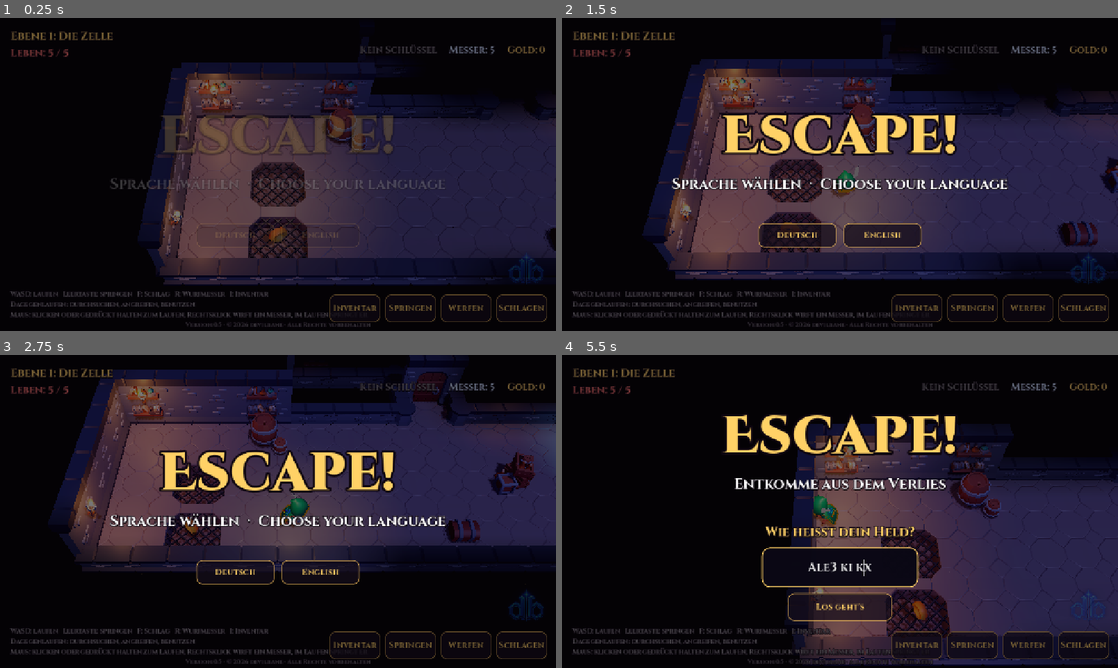
Above: before the commit, frames 1-4 (two rows, left to right).
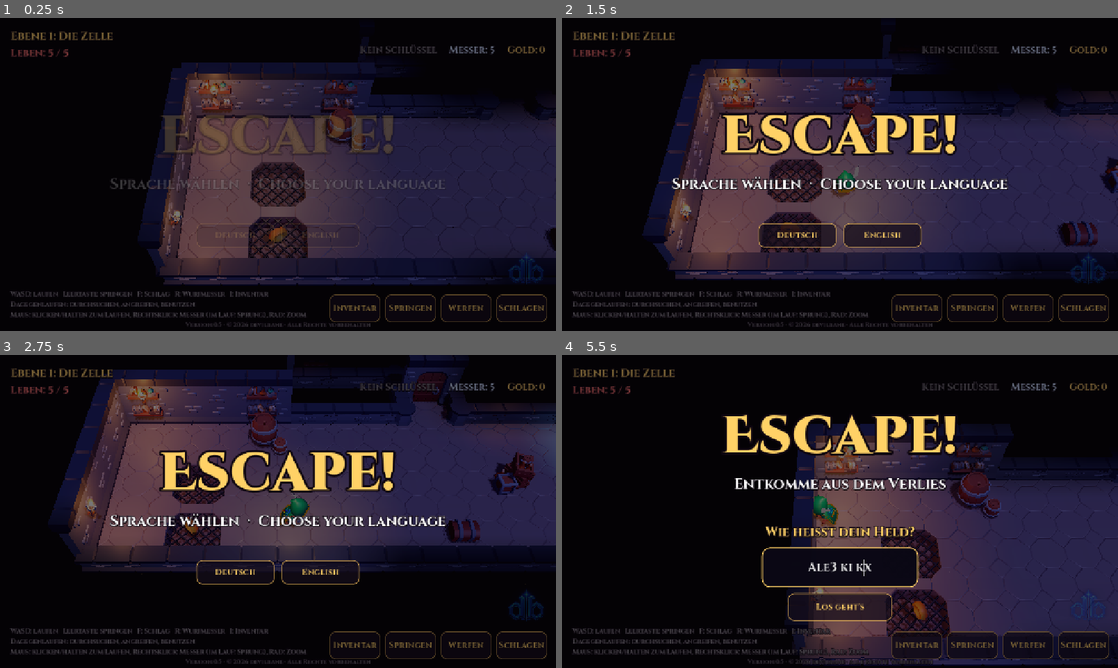
Above: after the commit, the same moments.

Repository: Devilbane/Escape
Game: Godot game, scene res://scenes/main.tscn
The game is run twice, just before and just after one commit, with the same random seed, the same clock (stepped at 60 frames per second) and the same inputs.
Inputs (mouse positions are in pixels of both pictures, inside the frame that each line leads up to):
- Up to frame 1 (0.25 s): no input
- Up to frame 2 (1.5 s): tap Enter at 0.5 s; move the mouse to (962, 158) at 0.52 s; hold Right (ui_right) 0.53-1.28 s; tap K at 0.6 s; click (962, 158) at 0.67 s; tap Space at 0.77 s; move the mouse to (728, 190) at 1.27 s; hold Down (ui_down) from 1.28 s (still down); tap N at 1.35 s; click (728, 190) at 1.42 s
- Up to frame 3 (2.75 s): tap Space at 1.52 s; tap K at 1.55, 2.3 s; move the mouse to (333, 442) at 2.02 s; release Down (ui_down) at 2.03 s; hold Right (ui_right) from 2.03 s (still down); tap 1 at 2.1 s; click (333, 442) at 2.17 s
- Up to frame 4 (5.5 s): move the mouse to (812, 574) at 2.77 s; release Right (ui_right) at 2.78 s; hold Up (ui_up) 2.78-3.5 s; tap 2 at 2.85 s; click (812, 574) at 2.92 s; tap Space at 3.02, 4.52, 5.27 s; tap K at 3.05, 4.55, 5.3 s; click (840, 567) at 3.52 s; type "Alex" at 3.6 s; move the mouse to (1006, 558) at 4.27 s; hold Left (ui_left) from 4.28 s (still down); tap 3 at 4.35 s; click (1006, 558) at 4.42 s; move the mouse to (673, 464) at 5.02 s; tap I at 5.1 s; click (673, 464) at 5.17 s

The runs differ from the first frame. In frame 1, 0.3% of the frame differs, in the area x 10-59%, y 93-96%; in frame 2, 0.3%; in frame 3, 0.3%; in frame 4, 0.3%.

Commit message:
Kamera-Zoom mit Mausrad und +/-: nah dran flacher Blick aufs Gesicht
Co-Authored-By: Claude Opus 5.5 <noreply@anthropic.com>
Claude-Session: https://claude.ai/code/session_01QGyVRgLkXQ7bY3FzbpWzyK

Diff:
--- a/scripts/game.gd
+++ b/scripts/game.gd
@@ -5,6 +5,10 @@
 const CAMERA_PITCH := 54.0
 ## Far enough out to show about half again as much dungeon as a close view.
 const CAMERA_DISTANCE := 27.0
+## Fully zoomed in (mouse wheel, + and -): close and low, to see the hero's face.
+const CLOSE_PITCH := 22.0
+const CLOSE_DISTANCE := 7.5
+const ZOOM_STEP := 0.12
 const TITLE_FONT := preload("res://assets/fonts/CinzelDecorative-Black.woff2")
 const TEXT_FONT := preload("res://assets/fonts/Cinzel-Bold.woff2")
 const GOLD := Color(1.0, 0.82, 0.4)
@@ -28,6 +32,9 @@
 var secrets_found := 0
 ## Seconds of camera shake left.
 var _shake := 0.0
+## 0 is the normal view from above, 1 the close view; _zoom eases toward the target.
+var _zoom := 0.0
+var _zoom_target := 0.0
 
 var _hud: CanvasLayer
 var _level_label: Label
@@ -229,7 +236,7 @@
 	_hud.add_child(_message)
 
 	var help := _make_label(TEXT_FONT, 15, Color(1, 1, 1, 0.55))
-	help.text = Lang.t("WASD: laufen   Leertaste: springen   F: Schlag   R: Wurfmesser   I: Inventar\nDagegenlaufen: durchsuchen, angreifen, benutzen\nMaus: klicken oder gedrückt halten zum Laufen, Rechtsklick wirft ein Messer, im Laufen springt er")
+	help.text = Lang.t("WASD: laufen   Leertaste: springen   F: Schlag   R: Wurfmesser   I: Inventar\nDagegenlaufen: durchsuchen, angreifen, benutzen\nMaus: klicken/halten zum Laufen, Rechtsklick: Messer (im Lauf: Sprung), Rad: Zoom")
 	help.set_anchors_preset(Control.PRESET_BOTTOM_LEFT)
 	help.grow_vertical = Control.GROW_DIRECTION_BEGIN
 	help.offset_left = 24
@@ -886,8 +893,14 @@
 # --- Per frame --------------------------------------------------------------
 
 func _camera_offset() -> Vector3:
-	var pitch := deg_to_rad(CAMERA_PITCH)
-	return Vector3(0, sin(pitch), cos(pitch)) * CAMERA_DISTANCE + Vector3(0, 1.0, 0)
+	var pitch := deg_to_rad(lerpf(CAMERA_PITCH, CLOSE_PITCH, _zoom))
+	var distance := lerpf(CAMERA_DISTANCE, CLOSE_DISTANCE, _zoom)
+	# Up close the camera looks at the hero's chest instead of the feet.
+	return Vector3(0, sin(pitch), cos(pitch)) * distance + Vector3(0, lerpf(1.0, 1.6, _zoom), 0)
+
+
+func zoom_by(steps: float) -> void:
+	_zoom_target = clampf(_zoom_target + steps * ZOOM_STEP, 0.0, 1.0)
 
 
 func _snap_camera() -> void:
@@ -899,6 +912,8 @@
 func _process(delta: float) -> void:
 	var p := player.global_position
 	p.y = minf(p.y, 0.5) if not player.frozen else p.y
+	_zoom = move_toward(_zoom, _zoom_target, delta * 2.5)
+	camera.rotation_degrees.x = -lerpf(CAMERA_PITCH, CLOSE_PITCH, _zoom)
 	var target := p + _camera_offset()
 	camera.global_position = camera.global_position.lerp(target, 1.0 - exp(-5.0 * delta))
 	if _shake > 0.0:
@@ -971,6 +986,14 @@
 
 
 func _unhandled_input(event: InputEvent) -> void:
+	# Mouse wheel or + and - zoom the camera.
+	if event is InputEventMouseButton and event.button_index in [MOUSE_BUTTON_WHEEL_UP, MOUSE_BUTTON_WHEEL_DOWN]:
+		if event.pressed and state == State.PLAYING:
+			zoom_by(event.factor if event.factor > 0.0 else 1.0) if event.button_index == MOUSE_BUTTON_WHEEL_UP else zoom_by(-(event.factor if event.factor > 0.0 else 1.0))
+		return
+	if event is InputEventKey and event.pressed and state == State.PLAYING and event.physical_keycode in [KEY_EQUAL, KEY_PLUS, KEY_KP_ADD, KEY_MINUS, KEY_KP_SUBTRACT]:
+		zoom_by(2.0 if event.physical_keycode in [KEY_EQUAL, KEY_PLUS, KEY_KP_ADD] else -2.0)
+		return
 	if event is InputEventMouseButton and event.button_index == MOUSE_BUTTON_LEFT:
 		_mouse_held = event.pressed
 	var pressed: bool = (event is InputEventMouseButton and event.pressed) or (event is InputEventKey and event.pressed and not event.echo)
--- a/scripts/lang.gd
+++ b/scripts/lang.gd
@@ -35,8 +35,8 @@
 	"Entkommen": "Escaped",
 	"Alle Rechte vorbehalten": "All rights reserved",
 	# HUD and help
-	"WASD: laufen   Leertaste: springen   F: Schlag   R: Wurfmesser   I: Inventar\nDagegenlaufen: durchsuchen, angreifen, benutzen\nMaus: klicken oder gedrückt halten zum Laufen, Rechtsklick wirft ein Messer, im Laufen springt er":
-		"WASD: walk   Space: jump   F: strike   R: throwing knife   I: inventory\nRun into things: search, attack, use\nMouse: click or hold to walk, right click throws a knife, or jumps while running",
+	"WASD: laufen   Leertaste: springen   F: Schlag   R: Wurfmesser   I: Inventar\nDagegenlaufen: durchsuchen, angreifen, benutzen\nMaus: klicken/halten zum Laufen, Rechtsklick: Messer (im Lauf: Sprung), Rad: Zoom":
+		"WASD: walk   Space: jump   F: strike   R: throwing knife   I: inventory\nRun into things: search, attack, use\nMouse: click/hold to walk, right click: knife (running: jump), wheel: zoom",
 	"Inventar": "Inventory",
 	"Springen": "Jump",
 	"Werfen": "Throw",
Not shown, changed: README.md
